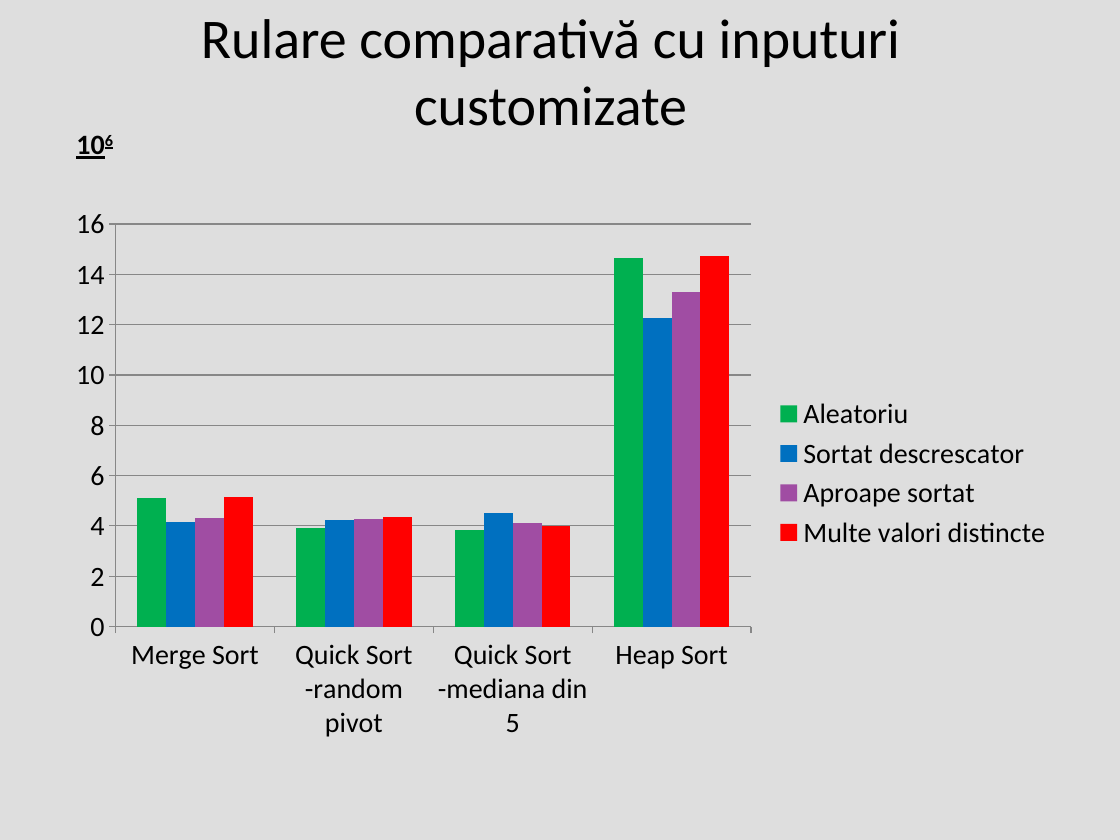
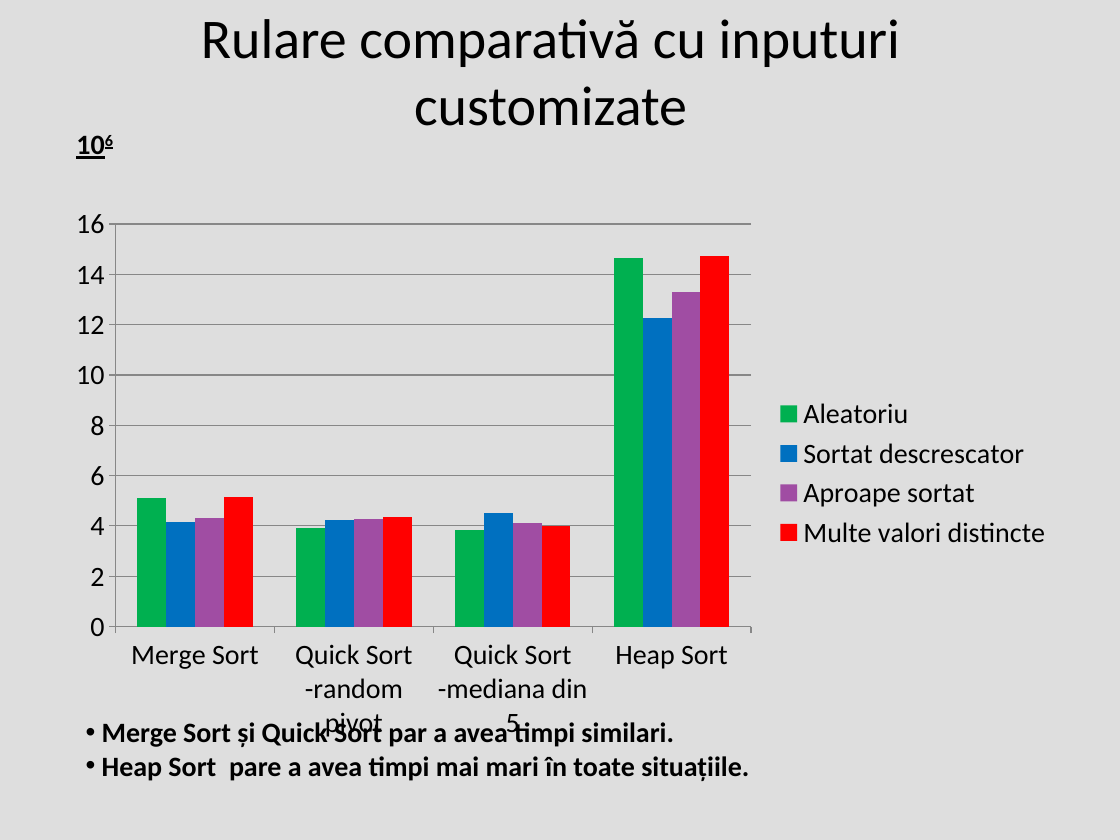
Before and after one commit to iuliali/sorting-algo-project, a slide deck: slide 5 of Analiză comparativă sortări.pptx (slide 4 before the commit). Drawn at 1120x840 pixels with LibreOffice and Linux fonts; fonts in the diff are those of the drawing. Boxes give left, top, right and bottom in pixels: in the first picture for what was removed or moved away, otherwise in the second. Text is boxed around its words. In the diff, an @@ line names an element or a change of style, - is before the commit and + after.

Commit message:
did quick sort comparison- ways to choose pivot

```diff
--- a/Analiză comparativă sortări.pptx
+++ b/Analiză comparativă sortări.pptx
@@ text added at bbox=[102, 719, 749, 781], 18 pt, text #000000, bold @@
+• Merge Sort și Quick Sort par a avea timpi similari.
+• Heap Sort pare a avea timpi mai mari în toate situațiile.
```
Also in this commit, not shown: 10 other slides changed, 7 slides added, 6 other files.
